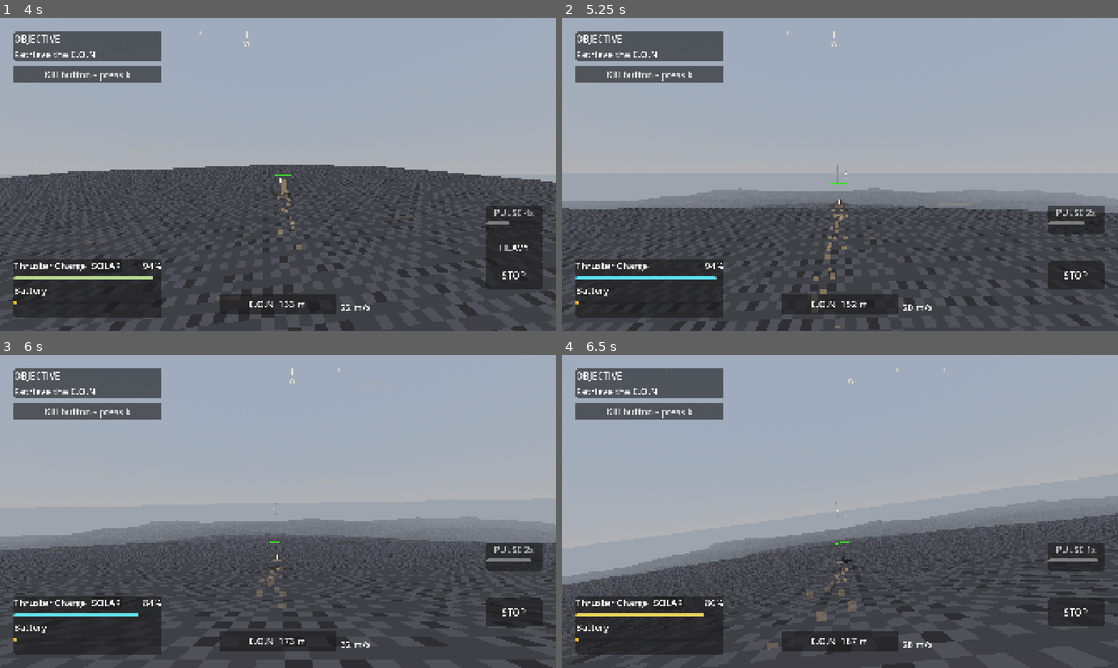
Above: before the commit, frames 1-4 (two rows, left to right).
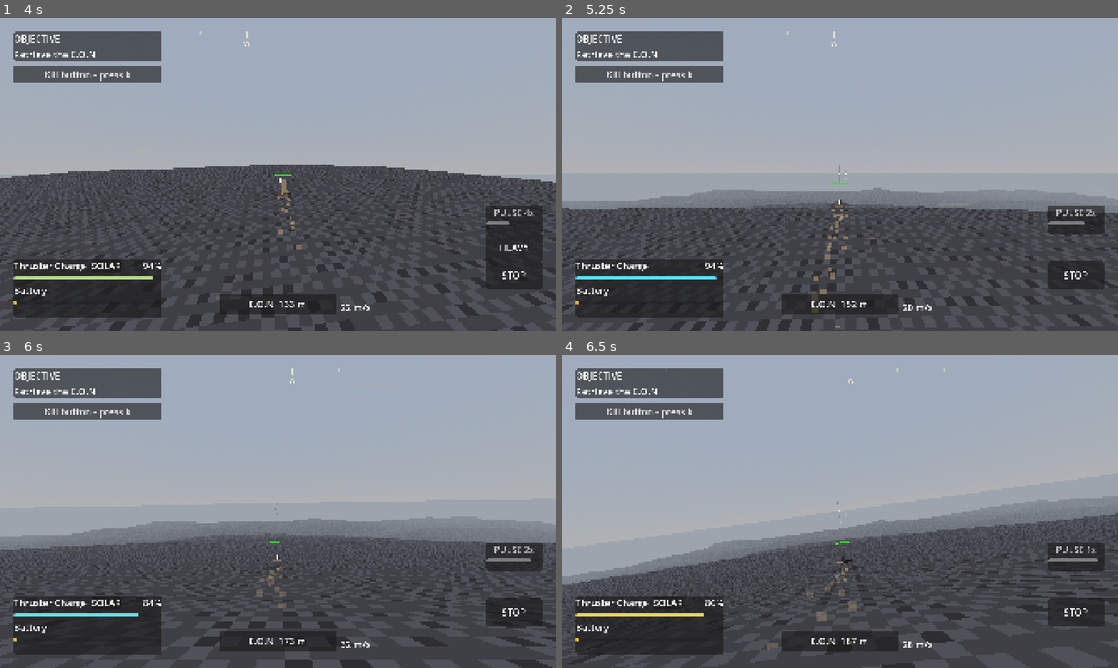
Above: after the commit, the same moments.

Repository: oleskulbru-commits/energy-glider
Game: Godot game, scene res://scenes/main.tscn
Two runs of this game, one before a commit and one after it. Both use one fixed random seed, a clock stepped at 60 frames per second and the inputs below.
Inputs (mouse positions are in pixels of both pictures, inside the frame that each line leads up to):
- Up to frame 1 (4 s): move the mouse to (305, 174) at 0.52 s; hold Shift (boost) 0.53-1.28 s; hold W (move_forward) from 0.53 s (still down); click (305, 174) at 0.67 s; tap Space (jump) at 0.77, 1.52, 3.02, 3.77 s; move the mouse to (250, 174) at 1.27 s; tap E (interact) at 1.35 s; move the mouse to (289, 168) at 2.02 s; hold Q (radar_pulse) 2.03-2.78 s; move the mouse to (272, 180) at 2.77 s; tap Shift (boost) at 2.85 s; click (272, 180) at 2.92 s; move the mouse to (316, 177) at 3.52 s; hold E (interact) from 3.53 s (still down)
- Up to frame 2 (5.25 s): keep holding W (move_forward); move the mouse to (795, 171) at 4.27 s; release E (interact) at 4.28 s; tap Q (radar_pulse) at 4.35 s; tap Space (jump) at 4.52 s; move the mouse to (845, 174) at 5.02 s; hold Shift (boost) from 5.03 s (still down); click (845, 174) at 5.17 s
- Up to frame 3 (6 s): move the mouse to (255, 505) at 5.77 s; release W (move_forward) at 5.78 s; release Shift (boost) at 5.78 s; hold D (steer_right) from 5.78 s (still down); tap E (interact) at 5.85 s
- Up to frame 4 (6.5 s): keep holding D (steer_right); tap Space (jump) at 6.02 s

Frame 1 is identical in both runs. In frame 2, less than 0.1% of the frame differs, in the area x 23-95%, y 46-57%; in frame 3, less than 0.1%; in frame 4, less than 0.1%, in the area x 21-98%, y 45-64%.

Commit message:
Enhance terrain parameter blending and verification
- Introduced a new function for blending terrain parameters based on world position, improving the transition between adjacent slabs.
- Updated the sample height function to utilize the new blending logic, allowing for smoother height transitions.
- Added a verification function to ensure that noise domain parameters do not change continuously along the X-axis, enhancing terrain consistency.
- Enhanced existing verification tests to include checks for shear in tower approaches, ensuring terrain integrity.

Diff:
--- a/scripts/game/level_terrain_resolver.gd
+++ b/scripts/game/level_terrain_resolver.gd
@@ -19,6 +19,14 @@
 
 
 static func params_at_world_x(world_x: float, origin_x: float = 0.0) -> Dictionary:
+	var blend := param_blend_at_world_x(world_x, origin_x)
+	if float(blend.t) <= 0.0001:
+		return blend.a
+	return _lerp_params(blend.a, blend.b, float(blend.t))
+
+
+## Adjacent slab param sets and the blend factor in [0, 1).
+static func param_blend_at_world_x(world_x: float, origin_x: float = 0.0) -> Dictionary:
 	_ensure_cache_valid()
 	var west_m := maxf(origin_x - world_x, 0.0)
 	var slab_f := west_m / SLAB_M
@@ -26,9 +34,17 @@
 	var frac := slab_f - float(slab0)
 	var a := _params_for_slab(slab0, origin_x)
 	if frac <= 0.0001:
-		return a
+		return {"a": a, "b": a, "t": 0.0}
 	var b := _params_for_slab(slab0 + 1, origin_x)
-	return _lerp_params(a, b, frac)
+	return {"a": a, "b": b, "t": frac}
+
+
+static func same_noise_domain(a: Dictionary, b: Dictionary) -> bool:
+	return (
+		is_equal_approx(float(a.frequency_scale), float(b.frequency_scale))
+		and is_equal_approx(float(a.z_scale), float(b.z_scale))
+		and is_equal_approx(float(a.warp_strength), float(b.warp_strength))
+	)
 
 
 static func journey_length_m() -> float:
@@ -225,12 +241,14 @@
 
 static func _lerp_params(a: Dictionary, b: Dictionary, t: float) -> Dictionary:
 	t = clampf(t, 0.0, 1.0)
+	# Appearance can blend. Domain knobs must stay on `a` — lerping frequency/z/warp
+	# shears noise UVs along X into Z-long canyon walls at every tower seam.
 	return {
 		"amplitude": lerpf(a.amplitude, b.amplitude, t),
-		"warp_strength": lerpf(a.warp_strength, b.warp_strength, t),
+		"warp_strength": a.warp_strength,
 		"ridge_power": lerpf(a.ridge_power, b.ridge_power, t),
-		"frequency_scale": lerpf(a.frequency_scale, b.frequency_scale, t),
-		"z_scale": lerpf(a.z_scale, b.z_scale, t),
+		"frequency_scale": a.frequency_scale,
+		"z_scale": a.z_scale,
 		"flat_bias": lerpf(a.flat_bias, b.flat_bias, t),
 		"crest_sharpness": lerpf(a.crest_sharpness, b.crest_sharpness, t),
 	}
--- a/scripts/terrain/dune_height.gd
+++ b/scripts/terrain/dune_height.gd
@@ -87,12 +87,26 @@
 	run_origin = origin
 
 
-func _params_for_position(world_x: float, _world_z: float) -> Dictionary:
-	return LevelTerrainResolverScript.params_at_world_x(world_x, run_origin.x)
+func sample_height(world_x: float, world_z: float) -> float:
+	var blend: Dictionary = LevelTerrainResolverScript.param_blend_at_world_x(world_x, run_origin.x)
+	var a: Dictionary = blend.a
+	var b: Dictionary = blend.b
+	var t := float(blend.t)
+	var dune := 0.0
+	if t <= 0.0001:
+		dune = _sample_dune(world_x, world_z, a)
+	elif LevelTerrainResolverScript.same_noise_domain(a, b):
+		dune = _sample_dune(world_x, world_z, LevelTerrainResolverScript.params_at_world_x(world_x, run_origin.x))
+	else:
+		dune = lerpf(
+			_sample_dune(world_x, world_z, a),
+			_sample_dune(world_x, world_z, b),
+			t
+		)
+	return dune + _start_peak_rise(world_x, world_z)
 
 
-func sample_height(world_x: float, world_z: float) -> float:
-	var params := _params_for_position(world_x, world_z)
+func _sample_dune(world_x: float, world_z: float, params: Dictionary) -> float:
 	var amplitude: float = params.amplitude
 	var warp_strength: float = params.warp_strength
 	var ridge_power: float = params.ridge_power
@@ -134,8 +148,7 @@
 	var detail := _detail_noise.get_noise_2d(sample_x, sample_z) * DETAIL_AMPLITUDE
 	detail *= lerpf(1.0, FLAT_DETAIL_SUPPRESS, flat_mask)
 
-	var base := ridge * amplitude * macro_amplitude * envelope_scale * peak_scale + detail
-	return base + _start_peak_rise(world_x, world_z)
+	return ridge * amplitude * macro_amplitude * envelope_scale * peak_scale + detail
 
 
 func _start_peak_rise(world_x: float, world_z: float) -> float:
--- a/scripts/terrain/verify_terrain.gd
+++ b/scripts/terrain/verify_terrain.gd
@@ -36,6 +36,7 @@
 	_verify_chunk_seams(sampler)
 	_verify_chunk_builder(sampler)
 	_verify_level_progression(sampler)
+	_verify_tower_approach_no_shear(sampler)
 	_verify_start_peak(sampler)
 	_verify_crest_sharpness(sampler)
 	_verify_peak_height_variation(sampler)
@@ -143,6 +144,50 @@
 		absf(float(after_tower.amplitude) - float(before_tower.amplitude)) < 2.5,
 		"Amplitude should not jump hard across a tower X"
 	)
+
+
+func _verify_tower_approach_no_shear(sampler: RefCounted) -> void:
+	var LevelRunScript = preload("res://scripts/game/level_run.gd")
+	var offsets: Array[float] = LevelRunScript.tower_x_offsets_from_origin()
+	_fail_unless(offsets.size() >= 7, "Need tower 7 for seam-shear regression")
+	var tower_x := offsets[6]
+	var approach_east := tower_x + LevelTerrainResolverScript.BLEND_WIDTH_M
+	var control_east := tower_x + 700.0
+	var control_west := tower_x + 400.0
+	var approach_p95 := _west_slope_percentile(sampler, approach_east, tower_x, 0.95)
+	var control_p95 := _west_slope_percentile(sampler, control_east, control_west, 0.95)
+	_fail_unless(
+		approach_p95 <= maxf(control_p95 * 1.85, 1.35),
+		"Tower 7 approach should not shear into canyons (approach |dH/dX| p95 %.2f vs control %.2f)" % [
+			approach_p95, control_p95
+		]
+	)
+	var mid_approach := tower_x + 80.0
+	var blend: Dictionary = LevelTerrainResolverScript.param_blend_at_world_x(mid_approach, 0.0)
+	if not LevelTerrainResolverScript.same_noise_domain(blend.a, blend.b):
+		return
+	var p0: Dictionary = LevelTerrainResolverScript.params_at_world_x(mid_approach, 0.0)
+	var p1: Dictionary = LevelTerrainResolverScript.params_at_world_x(mid_approach - 2.0, 0.0)
+	_fail_unless(
+		LevelTerrainResolverScript.same_noise_domain(p0, p1),
+		"Noise domain knobs must not change continuously along X"
+	)
+
+
+func _west_slope_percentile(sampler: RefCounted, east_x: float, west_x: float, percentile: float) -> float:
+	var slopes: Array[float] = []
+	var z_values: Array[float] = [-240.0, -80.0, 0.0, 80.0, 240.0]
+	var x := east_x
+	while x > west_x:
+		for z in z_values:
+			var h0: float = sampler.sample_height(x, z)
+			var h1: float = sampler.sample_height(x - 2.0, z)
+			slopes.append(absf(h1 - h0) / 2.0)
+		x -= 4.0
+	_fail_unless(not slopes.is_empty(), "Should sample west-slope magnitudes")
+	slopes.sort()
+	var idx := mini(int(float(slopes.size()) * percentile), slopes.size() - 1)
+	return slopes[idx]
 
 
 func _height_spread(sampler: RefCounted, center_x: float, radius: float) -> float:
